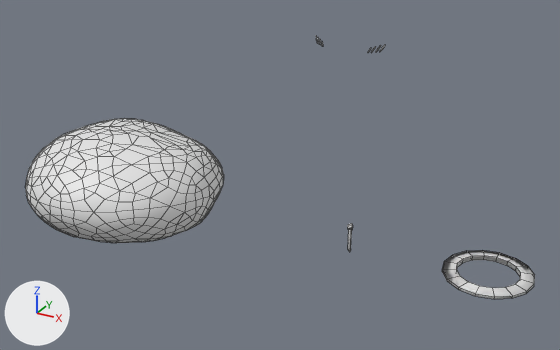
Renders of the FBX model Assets/MultiTool/res/MultiTool.fbx from each side of a commit.
Rendered twice from a camera (50 mm lens) standing at (1.94, -4.58, 2.67) and looking at (-0.58, 0.01, 0.38). Lighting does not change. The marker at lower left points along +X, +Y and +Z. Mesh edges are drawn as thin lines. Vertices at the same position are counted once.

Objects in the first picture: 'MultiMesh'.
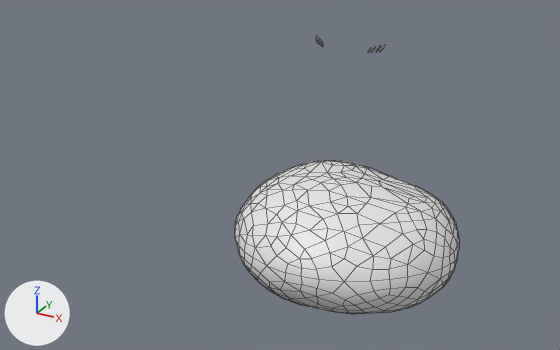
Commit message: Carry-XをMultiToolに追加 MultiToolにAntiCullingを追加（未制御）

Pixel boxes (x1, y1, x2, y2) of what changed, in the pictures (560 x 350 px; the box of a moved part takes in the faces that stretch with it):
'MultiMesh', reshaped (56% narrower): before (26, 37, 535, 299); after (235, 37, 459, 314)
part 1 of me_hoppe, moved or reshaped (not visible afterwards): before (442, 250, 535, 299)
part 2 of me_hoppe, moved or reshaped: before (26, 118, 224, 243); after (235, 160, 459, 314)
part 3 of me_hoppe, moved or reshaped (not visible afterwards): before (444, 252, 524, 293)

The change, as a list of edits to the scene's bpy script:
```text
Change me_hoppe:
    where me_hoppe.from_pydata(...)  # 991 vertices, 1169 faces; spans x -2.82..1.3, y -0.84..0.83, z -0.39..1.48
    used by ob_multimesh; location = (0.0, 0.0, 0.0)
    me_hoppe part 1: the loose piece of 112 vertices spanning x 0.7..1.3, y -0.3..0.3, z -0.02..0.02 is moved by (-1.0, 0.0, 0.0)
    me_hoppe part 2: the loose piece of 610 vertices spanning x -2.82..-1.2, y -0.84..0.83, z -0.39..0.47 is moved by (2.0, 0.0, 0.0)
    me_hoppe part 3: the loose piece of 64 vertices spanning x 0.7..1.3, y -0.3..0.3, z -0.02..0.02 is moved by (-1.0, 0.0, 0.0)
```
